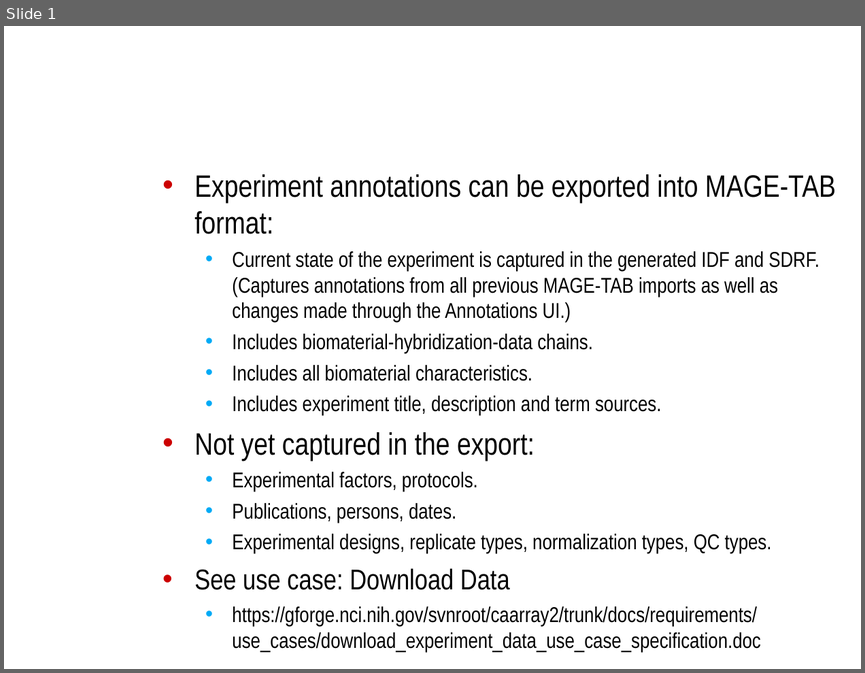
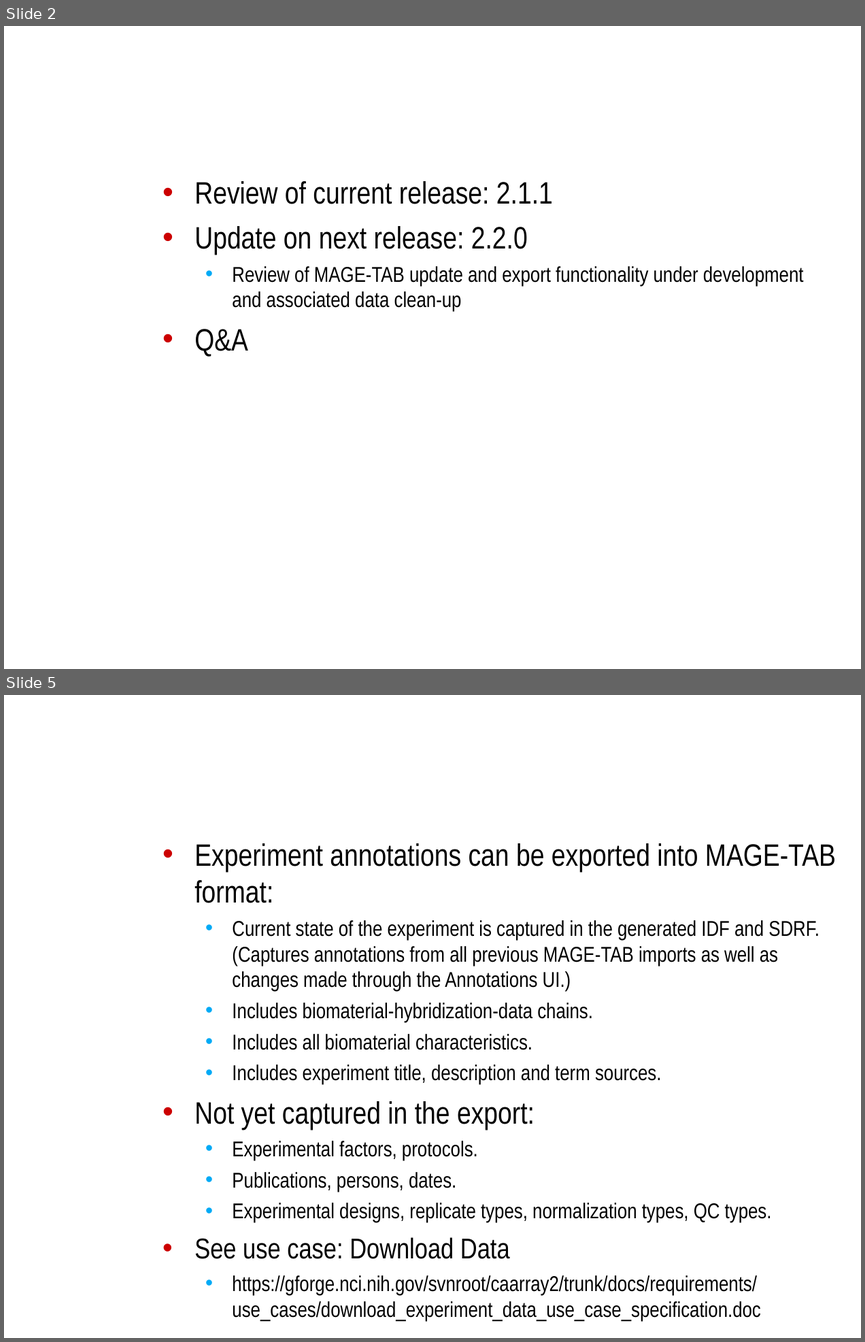
Before and after one commit to NCIP/caarray-docs, a slide deck: project_management/open_meetings/caArray User Community Meeting 2008.11.05.ppt. Shown one above the other, each under a label of ours: slide 1 before the commit, slides 2 and 5 after it; the slides between them are not shown. The pictures are 865x673 and 865x1342 pixels, drawn with LibreOffice and Linux fonts; fonts in the diff are those of the drawing; background and template pictures are left out. Boxes give left, top, right and bottom in pixels: in the first picture for what was removed or moved away, otherwise in the second. Text is boxed around its words. In the diff, an @@ line names an element or a change of style, - is before the commit and + after.

```diff
--- a/project_management/open_meetings/caArray User Community Meeting 2008.11.05.ppt
+++ b/project_management/open_meetings/caArray User Community Meeting 2008.11.05.ppt
@@ slide 2 added at [4,26,861,669], background picture (left out) @@
@@ title added at [154,26,847,155], 32 pt, text #FFFFFF, bold @@
+Agenda
@@ text added at [194,181,804,356], 18 pt, text #000000 @@
+• Review of current release: 2.1.1
+• Update on next release: 2.2.0
+  • Review of MAGE-TAB update and export functionality under development and associated data clean-up
+• Q&A
@@ what was slide 1 is now slide 5 @@
```
Also in this commit, not shown: 5 other slides added.
